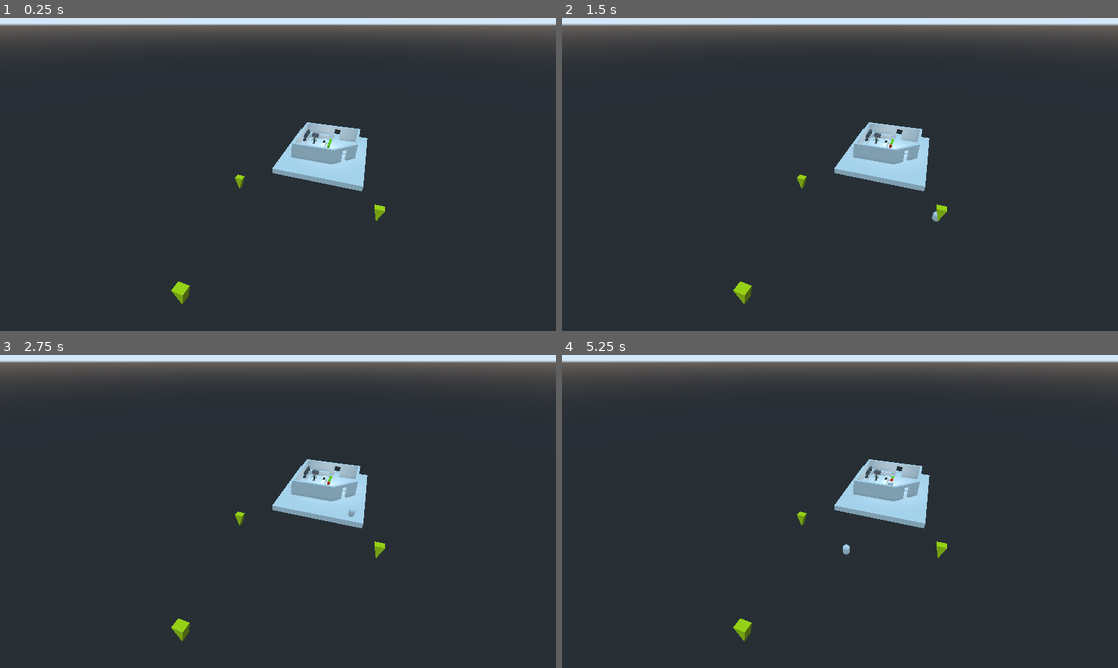
Above: before the commit, frames 1-4 (two rows, left to right).
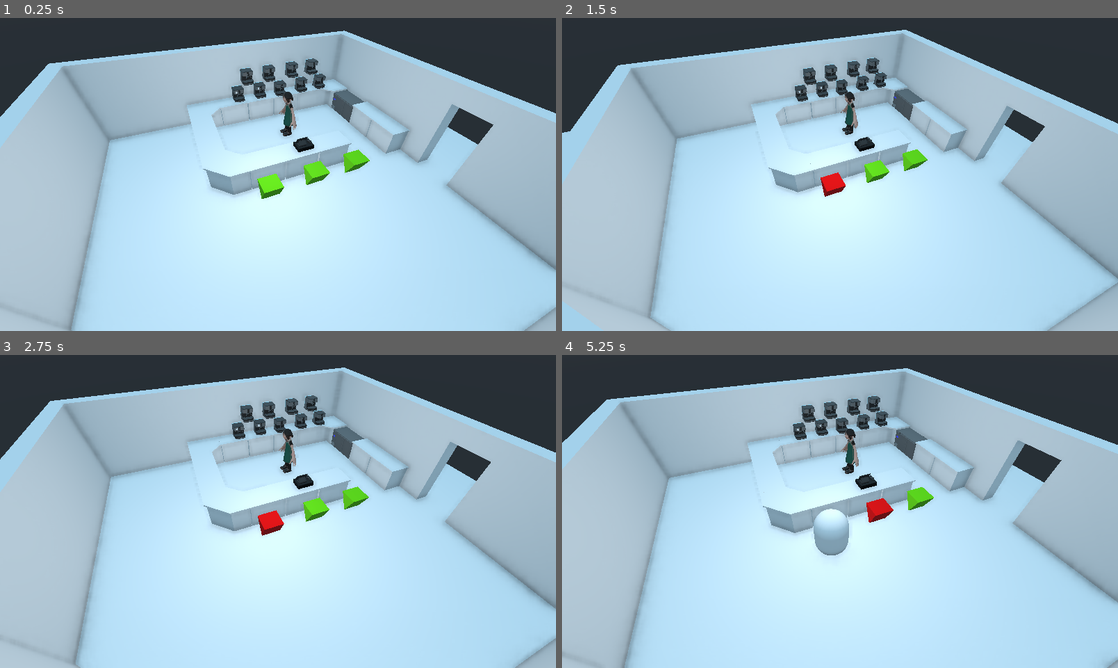
Above: after the commit, the same moments.

Repository: outfrost/ld49
Game: Godot game, scene res://level/CafeNavmesh.tscn
The game is run twice, just before and just after one commit, with the same random seed, the same clock (stepped at 60 frames per second) and the same inputs. This scene is started directly instead of the project's main scene.
Inputs (mouse positions are in pixels of both pictures, inside the frame that each line leads up to):
- Up to frame 1 (0.25 s): no input
- Up to frame 2 (1.5 s): move the mouse to (962, 158) at 0.52 s; tap Mouse wheel up (zoom_in, bound only after the commit) at 0.6 s; click (962, 158) at 0.67 s; tap Mouse wheel down (zoom_out, bound only after the commit) at 0.8, 1.35 s; move the mouse to (728, 190) at 1.27 s; click (728, 190) at 1.42 s
- Up to frame 3 (2.75 s): tap Mouse wheel up (zoom_in, bound only after the commit) at 1.55, 2.1 s; move the mouse to (333, 442) at 2.02 s; click (333, 442) at 2.17 s; tap Mouse wheel down (zoom_out, bound only after the commit) at 2.3 s
- Up to frame 4 (5.25 s): move the mouse to (812, 574) at 2.77 s; tap Mouse wheel down (zoom_out, bound only after the commit) at 2.85, 3.8, 4.35 s; click (812, 574) at 2.92 s; tap Mouse wheel up (zoom_in, bound only after the commit) at 3.05, 3.6, 4.55, 5.1 s; move the mouse to (1006, 558) at 3.52 s; click (1006, 558) at 3.67 s; move the mouse to (673, 464) at 4.27 s; click (673, 464) at 4.42 s; move the mouse to (867, 511) at 5.02 s; click (867, 511) at 5.17 s

The runs differ from the first frame. In frame 1, 92% of the frame differs, in the area x 0-100%, y 0-100%; in frame 2, 91%; in frame 3, 92%; in frame 4, 92%.
Error in both runs: Invalid get index 'time_elapsed' (on base: 'null instance'). (res://level/EspressoMachine.gd:75)

Commit message:
Implement camera zoom

Diff:
--- /dev/null
+++ b/game/CameraPosition.gd
@@ -0,0 +1,44 @@
+extends Spatial
+
+const ZOOM_INCREMENT: float = 0.1
+const CAMERA_LERP_RATE: float = 12.0
+
+export var min_zoom_translation: Vector3 = Vector3(0.0, 8.0, 5.75)
+export var min_zoom_rotation: Vector3 = Vector3(-55.0, 0.0, 0.0)
+
+export var max_zoom_translation: Vector3 = Vector3(0.0, 3.5, 4.0)
+export var max_zoom_rotation: Vector3 = Vector3(-35.0, 0.0, 0.0)
+
+onready var camera: Camera = $Camera
+
+var min_zoom_transform: Transform = Transform.IDENTITY
+var max_zoom_transform: Transform = Transform.IDENTITY
+
+var zoom: float = 0.5
+
+func _ready() -> void:
+	min_zoom_transform = min_zoom_transform \
+		.rotated(Vector3.RIGHT, deg2rad(min_zoom_rotation.x)) \
+		.rotated(Vector3.UP, deg2rad(min_zoom_rotation.y)) \
+		.rotated(Vector3.FORWARD, deg2rad(min_zoom_rotation.z))
+
+	min_zoom_transform.origin = min_zoom_translation
+
+	max_zoom_transform = max_zoom_transform \
+		.rotated(Vector3.RIGHT, deg2rad(max_zoom_rotation.x)) \
+		.rotated(Vector3.UP, deg2rad(max_zoom_rotation.y)) \
+		.rotated(Vector3.FORWARD, deg2rad(max_zoom_rotation.z))
+
+	max_zoom_transform.origin = max_zoom_translation
+
+func _process(delta: float) -> void:
+	if Input.is_action_just_released("zoom_in"):
+		zoom = clamp(zoom + ZOOM_INCREMENT, 0.0, 1.0)
+	if Input.is_action_just_released("zoom_out"):
+		zoom = clamp(zoom - ZOOM_INCREMENT, 0.0, 1.0)
+
+	var target_camera_xform = min_zoom_transform.interpolate_with(max_zoom_transform, zoom)
+
+	camera.transform = camera.transform.interpolate_with(
+		target_camera_xform,
+		clamp(delta * CAMERA_LERP_RATE, 0.0, 1.0))
--- a/level/Cafe.tscn
+++ b/level/Cafe.tscn
@@ -6,6 +6,7 @@
 [ext_resource path="res://assets/under_counter_fridge.tscn" type="PackedScene" id=4]
 [ext_resource path="res://art_assets/barista_textured/baristaLowPoly.gltf" type="PackedScene" id=5]
 [ext_resource path="res://assets/register.tscn" type="PackedScene" id=6]
+[ext_resource path="res://game/CameraPosition.gd" type="Script" id=7]
 
 [sub_resource type="CylinderMesh" id=1]
 
@@ -32,13 +33,14 @@
 
 [node name="Cafe" type="Spatial"]
 
-[node name="Camera" type="Camera" parent="."]
-transform = Transform( 0.707107, -0.541675, 0.45452, 0, 0.642788, 0.766044, -0.707107, -0.541675, 0.45452, 8.5, 10.75, 8 )
+[node name="CameraPosition" type="Position3D" parent="."]
+transform = Transform( 0.382683, 0, 0.923879, 0, 1, 0, -0.923879, 0, 0.382683, 0, 0, 0 )
+script = ExtResource( 7 )
+
+[node name="Camera" type="Camera" parent="CameraPosition"]
+transform = Transform( 1, 0, 0, 0, 0.819152, 0.573577, 0, -0.573577, 0.819152, 0, 3.5, 4 )
 current = true
 far = 200.0
-
-[node name="CameraCounterCloseup" type="Camera" parent="."]
-transform = Transform( 0.777135, 0, 0.629334, 0, 1, 0, -0.629334, 0, 0.777135, -0.523066, 1.49308, 2.25082 )
 
 [node name="PlayerSpawnLocation" type="Position3D" parent="."]
 transform = Transform( 1, 0, 0, 0, 1, 0, 0, 0, 1, -3.11308, 0, -1.69147 )
--- a/project.godot
+++ b/project.godot
@@ -99,6 +99,18 @@
 "events": [ Object(InputEventKey,"resource_local_to_scene":false,"resource_name":"","device":0,"alt":false,"shift":false,"control":false,"meta":false,"command":false,"pressed":false,"scancode":16777220,"unicode":0,"echo":false,"script":null)
  ]
 }
+zoom_in={
+"deadzone": 0.5,
+"events": [ Object(InputEventMouseButton,"resource_local_to_scene":false,"resource_name":"","device":0,"alt":false,"shift":false,"control":false,"meta":false,"command":false,"button_mask":0,"position":Vector2( 0, 0 ),"global_position":Vector2( 0, 0 ),"factor":1.0,"button_index":4,"pressed":false,"doubleclick":false,"script":null)
+, Object(InputEventKey,"resource_local_to_scene":false,"resource_name":"","device":0,"alt":false,"shift":false,"control":false,"meta":false,"command":false,"pressed":false,"scancode":61,"unicode":0,"echo":false,"script":null)
+ ]
+}
+zoom_out={
+"deadzone": 0.5,
+"events": [ Object(InputEventMouseButton,"resource_local_to_scene":false,"resource_name":"","device":0,"alt":false,"shift":false,"control":false,"meta":false,"command":false,"button_mask":0,"position":Vector2( 0, 0 ),"global_position":Vector2( 0, 0 ),"factor":1.0,"button_index":5,"pressed":false,"doubleclick":false,"script":null)
+, Object(InputEventKey,"resource_local_to_scene":false,"resource_name":"","device":0,"alt":false,"shift":false,"control":false,"meta":false,"command":false,"pressed":false,"scancode":45,"unicode":0,"echo":false,"script":null)
+ ]
+}
 
 [physics]
 
Not shown: 1 places in level/Cafe.tscn that only renumber resources
